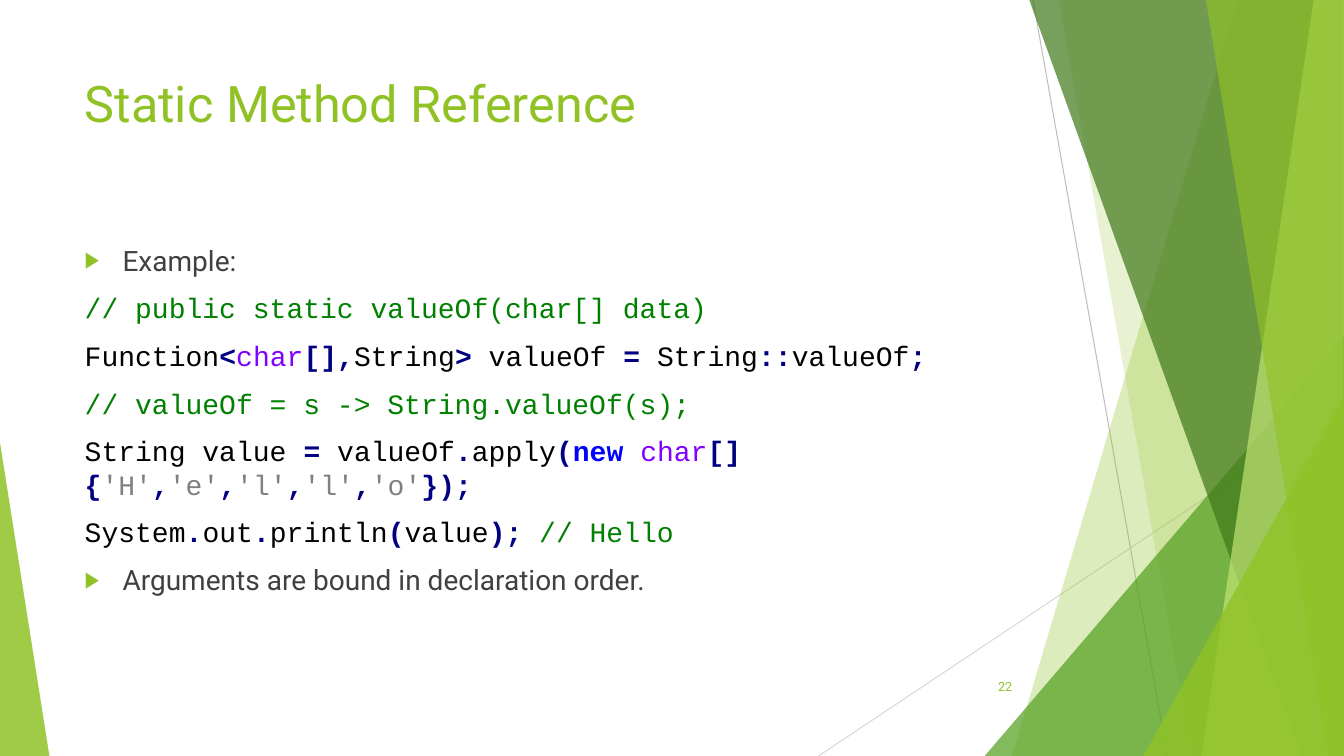
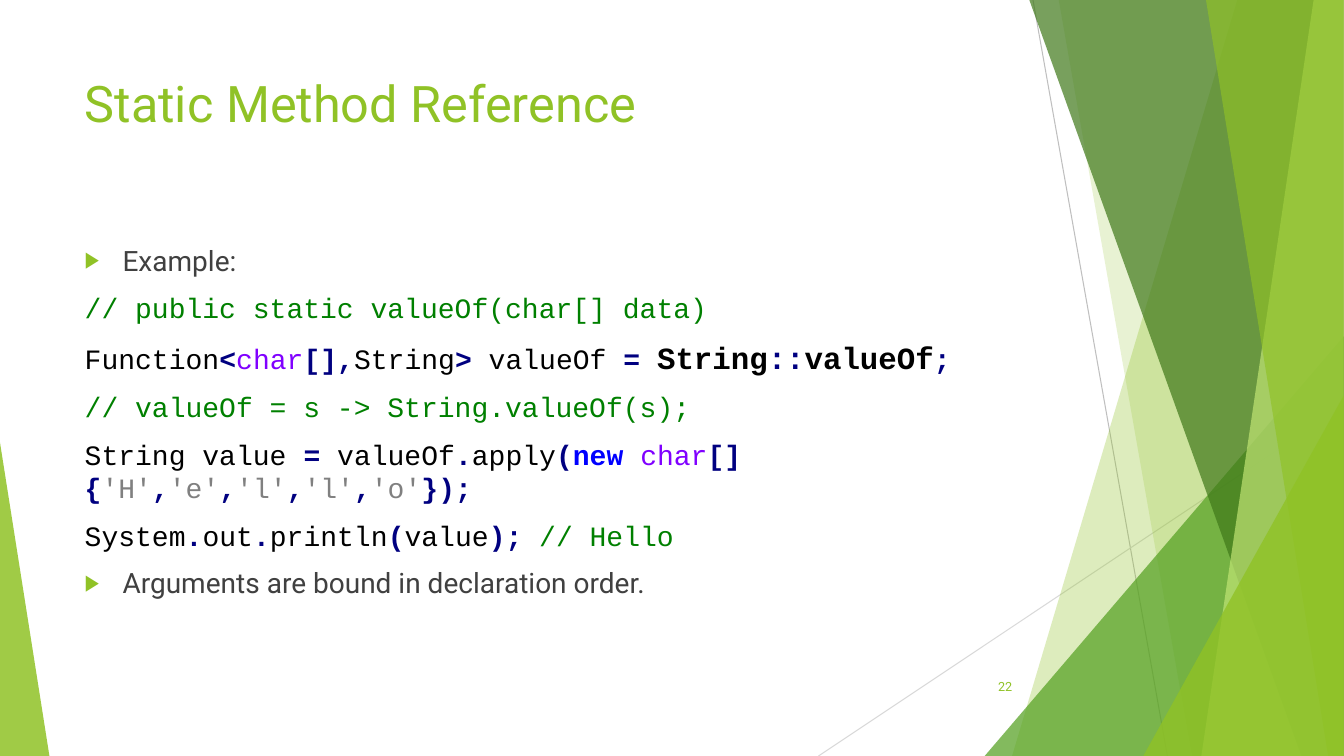
Before and after one commit to RichardRoda/2017-CodePaLOUsa-Lambda, a slide deck: slide 22 of Learning to Love the Lambda in the Stream.pptx. Drawn at 1344x756 pixels with LibreOffice and Linux fonts; fonts in the diff are those of the drawing. Boxes give left, top, right and bottom in pixels: in the first picture for what was removed or moved away, otherwise in the second. Text is boxed around its words. In the diff, an @@ line names an element or a change of style, - is before the commit and + after.

Commit message:
Publish changes to simplify slides.  Highlight the method references in the method references slide.

```diff
--- a/Learning to Love the Lambda in the Stream.pptx
+++ b/Learning to Love the Lambda in the Stream.pptx
@@ text at <box>85,347,934,376</box>: size 20 to 22 pt, bold on in "String::valueOf;" @@
```
Also in this commit, not shown: 11 other slides changed, 1 other file.
